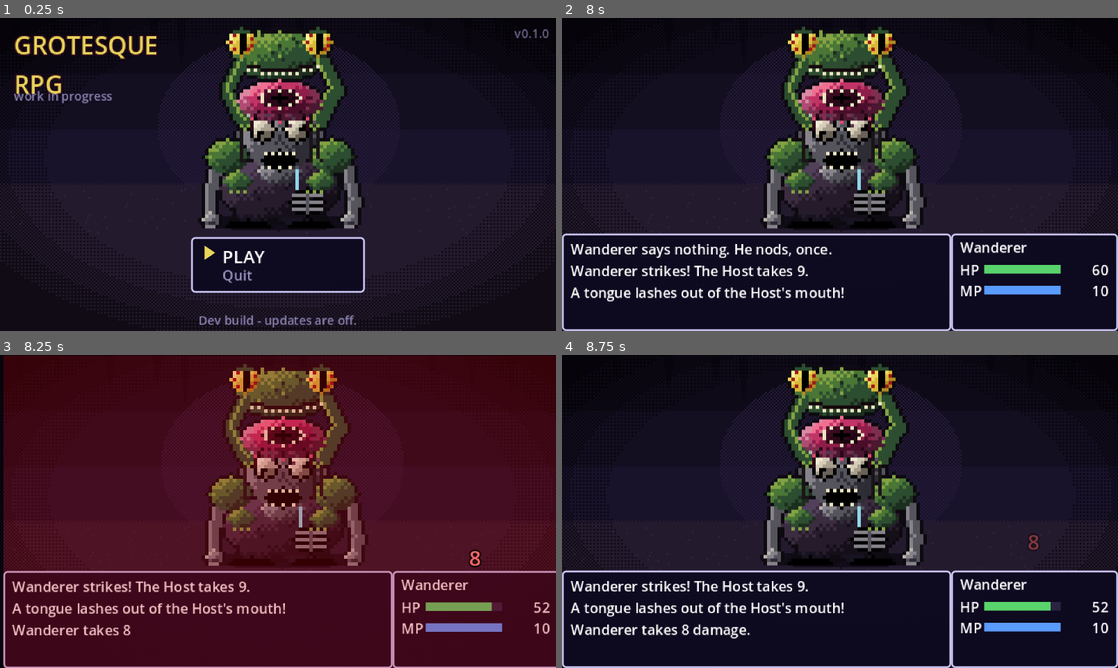
Above: before the commit, frames 1-4 (two rows, left to right).
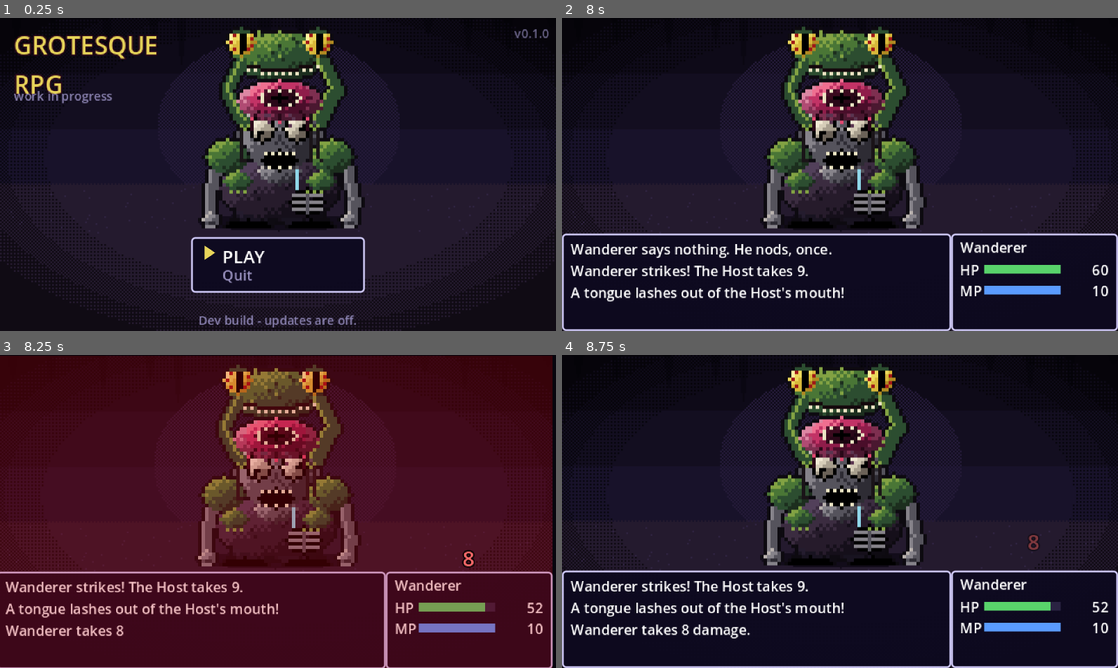
Above: after the commit, the same moments.

Repository: Honeybee5151/grotesque-rpg
Game: Godot game, scene res://boot.tscn
Same seed, same stepped clock (60 frames per second), same inputs: the game is played once before the commit and once after it.
Inputs (mouse positions are in pixels of both pictures, inside the frame that each line leads up to):
- Up to frame 1 (0.25 s): no input
- Up to frame 2 (8 s): tap Enter at 0.5, 2.75, 4.25, 5.1 s; move the mouse to (962, 158) at 0.52 s; hold Up 0.53-1.25 s; tap Z at 0.6 s; click (962, 158) at 0.67 s; tap Space at 0.77, 1.25, 3.5, 3.77, 5, 6.77 s; drag from (728, 190) to (812, 237) at 1.27 s; move the mouse to (895, 105) at 2.02 s; hold Up 2.03-2.75 s; tap Keypad Enter at 2.1 s; drag from (812, 237) to (673, 127) at 2.77 s; move the mouse to (1006, 221) at 3.52 s; hold Down 3.53-4.25 s; tap M at 3.6 s; drag from (673, 127) to (756, 96) at 4.27 s; move the mouse to (867, 174) at 5.02 s; hold Down 5.03-5.75 s; click (867, 174) at 5.17 s; drag from (756, 96) to (728, 190) at 5.77 s; move the mouse to (962, 158) at 6.52 s; hold Up 6.53-7.25 s; tap X at 6.6 s; drag from (728, 190) to (812, 237) at 7.27 s
- Up to frame 3 (8.25 s): move the mouse to (333, 442) at 8.02 s; hold Down from 8.03 s (still down); tap Z at 8.1 s
- Up to frame 4 (8.75 s): keep holding Down

Frames 1-2 are identical in both runs. In frame 3, 14% of the frame differs, in the area x 0-100%, y 0-100%; in frame 4, nothing differs.

Commit message:
Seedable battle autoplay that prints the full battle log
- smoke_test.gd takes seed=N (default 1) and prints every battle line plus a
  per-turn status line, so a refactor can be diffed against the old version
- main.gd records a transcript of every line said, and the screen shake uses
  its own RNG so cosmetic effects no longer change the fight's dice rolls

Co-Authored-By: Claude Opus 5.5 <noreply@anthropic.com>

Diff:
--- a/scripts/main.gd
+++ b/scripts/main.gd
@@ -46,6 +46,8 @@
 var _skip_req := false
 var _cancel_req := false
 var _log_lines: Array[String] = []
+var transcript: Array[String] = []  # every line said this battle (read by tools/smoke_test.gd)
+var _fx_rng := RandomNumberGenerator.new()  # screen shake etc., kept off the battle's RNG
 var _menu_open := false
 var _menu_items: Array = []
 var _menu_cursor := 0
@@ -93,6 +95,7 @@
 func _battle() -> void:
 	_reset_battle("sucker_frog")
 	_log_lines.clear()
+	transcript.clear()
 	_refresh_log()
 	await say("A man staggers out of the dark.")
 	await say("Something wet rides his shoulders.")
@@ -325,6 +328,7 @@
 func say(text: String, hold: float = 0.65) -> void:
 	if text.length() > 44:
 		push_warning("message too long for the log window: " + text)
+	transcript.append(text)
 	_log_lines.append("")
 	if _log_lines.size() > 3:
 		_log_lines.pop_front()
@@ -598,7 +602,7 @@
 	create_tween().tween_property(flash_rect, "color:a", 0.0, 0.3)
 	var tw := create_tween()
 	for i in 6:
-		tw.tween_property(self, "position", Vector2(randf_range(-3, 3), randf_range(-2, 2)), 0.04)
+		tw.tween_property(self, "position", Vector2(_fx_rng.randf_range(-3, 3), _fx_rng.randf_range(-2, 2)), 0.04)
 	tw.tween_property(self, "position", Vector2.ZERO, 0.04)
 
 
--- a/tools/smoke_test.gd
+++ b/tools/smoke_test.gd
@@ -1,22 +1,29 @@
 extends SceneTree
 ## Headless autoplay of the tutorial fight.
-##   godot --headless --path . --script res://tools/smoke_test.gd -- smart
+##   godot --headless --path . --script res://tools/smoke_test.gd -- smart [seed=N]
 ##   godot --headless --path . --script res://tools/smoke_test.gd -- attack
 ## "attack" mashes Attack (should hit Drained + mercy); "smart" guards after the coil and salves.
+## The same seed replays the same fight, and the full battle log is printed, so a refactor can be
+## checked line by line against the previous version.
 
 var m: Node
 var policy := "smart"
 var frames := 0
 var turn := 0
 var was_open := false
-var done := false
+var printed := 0
 
 
 func _initialize() -> void:
 	Engine.time_scale = 8.0
-	var args := OS.get_cmdline_user_args()
-	if args.size() > 0:
-		policy = args[0]
+	var rng_seed := 1
+	for a in OS.get_cmdline_user_args():
+		if a.begins_with("seed="):
+			rng_seed = int(a.trim_prefix("seed="))
+		else:
+			policy = a
+	print("--- policy=%s seed=%d" % [policy, rng_seed])
+	seed(rng_seed)
 	m = load("res://main.tscn").instantiate()
 	root.add_child(m)
 
@@ -26,9 +33,10 @@
 	if frames > 40000:
 		print("TIMEOUT")
 		return true
-	var log_text: String = "\n".join(m._log_lines)
-	if "Victory." in log_text or "Everything goes quiet." in log_text:
-		print("=== RESULT: ", "VICTORY" if "Victory." in log_text else "DEFEAT",
+	var said: String = "\n".join(m.transcript)
+	if "Victory." in said or "Everything goes quiet." in said:
+		_flush()
+		print("=== RESULT: ", "VICTORY" if "Victory." in said else "DEFEAT",
 			" | hero hp=", m.hp, " mp=", m.mp, " drained=", m.drained, " salves=", m.items.get("salve"), " | turns=", turn)
 		return true
 	if m._menu_open:
@@ -41,16 +49,21 @@
 	return false
 
 
+func _flush() -> void:
+	while printed < m.transcript.size():
+		print("  | ", m.transcript[printed])
+		printed += 1
+
+
 func _decide() -> void:
 	var first: String = m._menu_items[0]["label"]
-	var last_line: String = m._log_lines.back() if m._log_lines.size() > 0 else ""
 	if first == "Attack":
 		turn += 1
-		var all_log: String = " / ".join(m._log_lines)
-		print("[turn %d] hp=%d mp=%d drained=%d frog_hp=%d stunned=%s | %s" % [turn, m.hp, m.mp, m.drained, m.e_hp, m.e_stunned, all_log])
+		_flush()
+		print("[turn %d] hp=%d mp=%d drained=%d | host %d%s" % [turn, m.hp, m.mp, m.drained, m.e_hp, " stunned" if m.e_stunned else ""])
 		var choice := 0  # attack
 		if policy == "smart":
-			if "hungry" in all_log:
+			if "hungry" in " / ".join(m._log_lines):
 				choice = 1  # guard
 			elif m.drained > 0 and m.hp < 40 and int(m.items.get("salve", 0)) > 0:
 				choice = 2  # item
